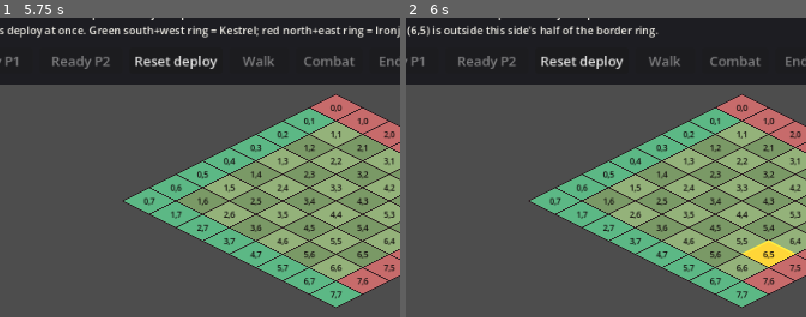
Above: before the commit, frames 1-2 (left to right).
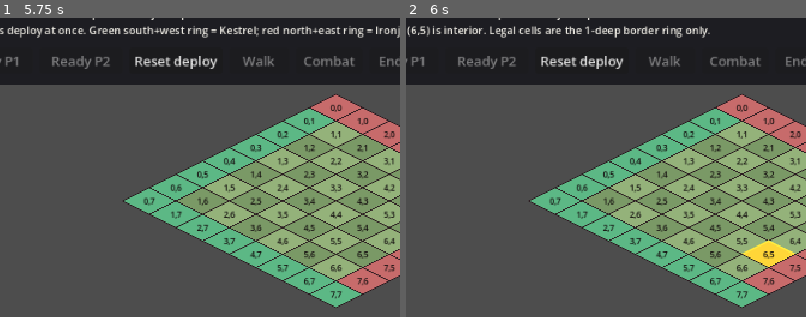
Above: after the commit, the same moments.

Repository: maurogp12/stasiumxii
Game: Godot game, scene res://scenes/proto_deployment_board.tscn
The game is run twice, just before and just after one commit, with the same random seed, the same clock (stepped at 60 frames per second) and the same inputs. This scene is started directly instead of the project's main scene.
Inputs (mouse positions are % of the whole screen's width and height, from its top left):
- Up to frame 1 (5.75 s): tap Enter at 0.5 s; move the mouse to (72, 45) at 0.52 s; click (72, 45) at 0.67 s; click "Reset deploy" at 1.25 s; move the mouse to (30, 55) at 2.02 s; click (30, 55) at 2.17 s; move the mouse to (60, 28) at 2.77 s; click (60, 28) at 2.92 s; move the mouse to (45, 70) at 3.52 s; click (45, 70) at 3.67 s; move the mouse to (80, 65) at 4.27 s; click (80, 65) at 4.42 s; move the mouse to (20, 35) at 5.02 s; click (20, 35) at 5.17 s
- Up to frame 2 (6 s): move the mouse to (55, 50) at 5.77 s; click (55, 50) at 5.92 s
The pictures show only the part of the screen within x 8-58%, y 9-59%; the shares and areas given below are measured in that part.

Frame 1 is identical in both runs. In frame 2, 1.2% of the frame differs, in the area x 9-76%, y 2-7%.

Commit message:
Distinguish interior vs wrong-half deploy reject copy.
Port the closed #28 polish onto main: coach strings call out
interior cells separately from the other seat's border half.
Keep the typed scene-test checks that assert both reasons.

Co-authored-by: maurogp12 <maurogp12@users.noreply.github.com>

Diff:
--- a/proto/deployment/proto_deployment_board.gd
+++ b/proto/deployment/proto_deployment_board.gd
@@ -261,7 +261,9 @@
 	var where := _cell_text(dest) if dest.x >= 0 else "that tile"
 	match reason:
 		"outside_zone":
-			return "REJECT — %s is outside this side's half of the border ring." % where
+			if dest.x >= 0 and not DeploymentZone.is_border_cell(dest, _mgr.board_size):
+				return "REJECT — %s is interior. Legal cells are the 1-deep border ring only." % where
+			return "REJECT — %s is the other side's half of the border ring." % where
 		"occupied":
 			return "REJECT — %s is occupied." % where
 		"not_walkable":
--- a/scenes/proto_deployment_board.tscn
+++ b/scenes/proto_deployment_board.tscn
@@ -4,3 +4,4 @@
 
 [node name="ProtoDeploymentBoard" type="Node2D"]
 script = ExtResource("1_proto")
+editor_description = "Phase B+ deploy proto: simultaneous south+west / north+east 1-deep border-ring halves. Not the Phase A duel."
--- a/tests/run_deployment_proto_tests.gd
+++ b/tests/run_deployment_proto_tests.gd
@@ -288,6 +288,10 @@
 	eq(mgr.place_unit("ironjaw", Vector2i(7, 3))["ok"], true, "scene manager can place P2 on the east ring at the same time")
 	eq(scene._ready_p1_btn.disabled, false, "Ready P1 enables after Kestrel is placed")
 	eq(scene._ready_p2_btn.disabled, false, "Ready P2 enables after Ironjaw is placed")
+	var interior_copy: String = scene._reject_text("outside_zone", Vector2i(3, 3))
+	truthy(interior_copy.contains("interior"), "scene coach distinguishes interior reject")
+	var wrong_half_copy: String = scene._reject_text("outside_zone", Vector2i(7, 3))
+	truthy(wrong_half_copy.contains("other side"), "scene coach distinguishes wrong-half reject")
 	scene.free()
 
 
@@ -312,6 +316,7 @@
 
 	var scene := FileAccess.get_file_as_string("res://scenes/proto_deployment_board.tscn")
 	truthy(scene.contains("proto_deployment_board.gd"), "prototype scene exists")
+	truthy(scene.contains("south+west") or scene.contains("border-ring"), "proto scene stamps the half-split")
 
 	var readme := FileAccess.get_file_as_string("res://README.md")
 	truthy(readme.contains("Phase B+ deployment prototype"), "README has the Phase B+ deployment section")
